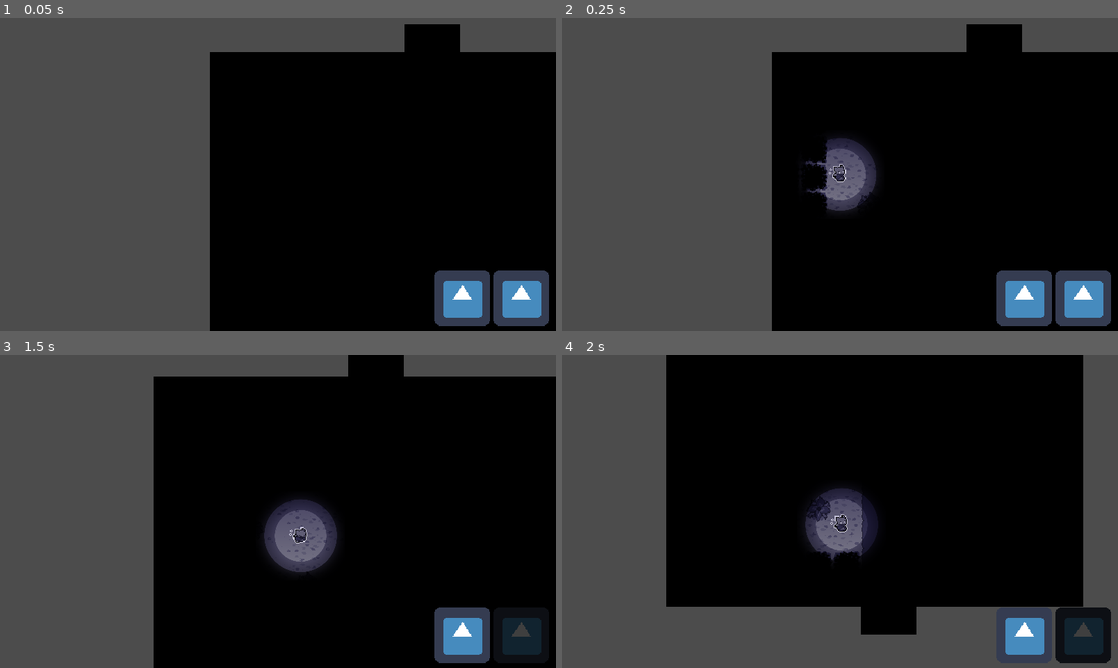
Above: before the commit, frames 1-4 (two rows, left to right).
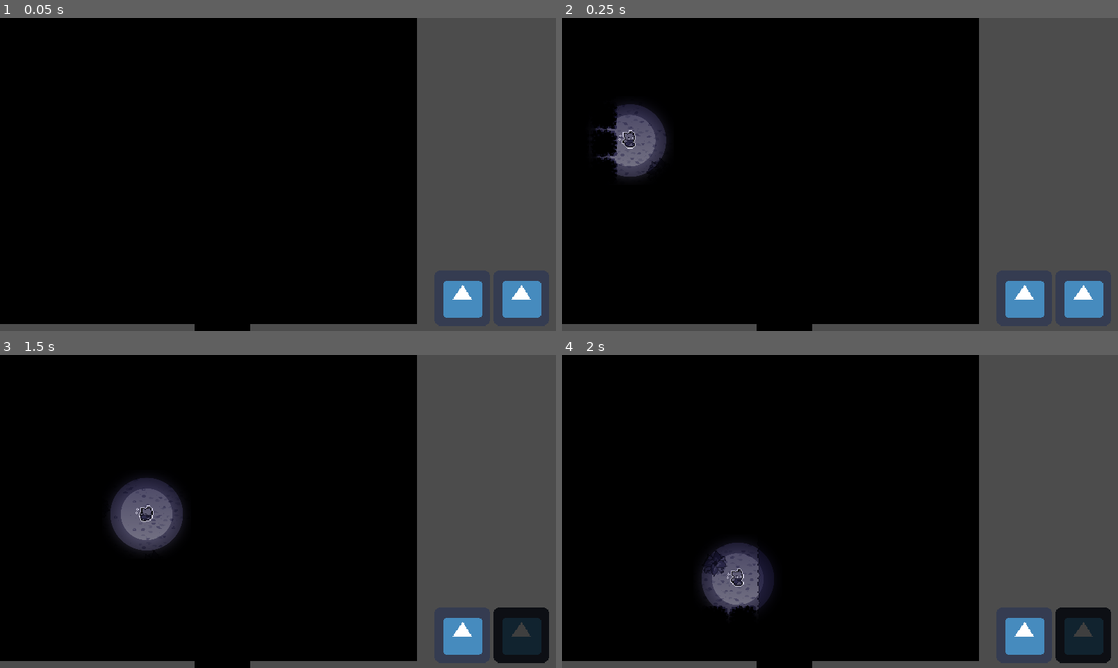
Above: after the commit, the same moments.

Repository: MNchino/LD2022
Game: Godot game, scene res://Playspace.tscn
The game is run twice, just before and just after one commit, with the same random seed, the same clock (stepped at 60 frames per second) and the same inputs. The engine's default icon, where the game draws it, is replaced by a stand-in: a white triangle on a blue panel in a dark square.
Inputs (mouse positions are in pixels of both pictures, inside the frame that each line leads up to):
- Up to frame 1 (0.05 s): no input
- Up to frame 2 (0.25 s): no input
- Up to frame 3 (1.5 s): tap Enter at 0.5 s; move the mouse to (400, 495) at 0.52 s; press the mouse at (400, 495) at 0.53 s; hold D (game_right) 0.53-1.28 s; move the mouse to (166, 527) at 1.27 s; release the mouse at (166, 527) at 1.28 s; hold S (game_down) from 1.28 s (still down); tap Shift (game_dash) at 1.35 s
- Up to frame 4 (2 s): keep holding S (game_down)

The runs differ from the first frame. In frame 1, 61% of the frame differs, in the area x 0-100%, y 0-100%; in frame 2, 63%; in frame 3, 53%; in frame 4, 47%.

Commit message:
attack up and down

Diff:
--- /dev/null
+++ b/The Entity/Player/DeadPlaceholder.gd
@@ -0,0 +1,11 @@
+extends Node2D
+
+
+# Declare member variables here. Examples:
+# var a = 2
+# var b = "text"
+
+
+# Called when the node enters the scene tree for the first time.
+func _ready():
+	$PlayerSprite.play("Dead")
--- /dev/null
+++ b/The Entity/Player/DeadPlaceholder.tscn
@@ -0,0 +1,11 @@
+[gd_scene load_steps=3 format=2]
+
+[ext_resource path="res://Sprite/Player/PlayerSprite.tscn" type="PackedScene" id=1]
+[ext_resource path="res://Player/DeadPlaceholder.gd" type="Script" id=2]
+
+[node name="DeadPlaceholder" type="Node2D"]
+script = ExtResource( 2 )
+
+[node name="PlayerSprite" parent="." instance=ExtResource( 1 )]
+position = Vector2( 0, 10 )
+animation = "Dead"
--- a/The Entity/Player/Player.gd
+++ b/The Entity/Player/Player.gd
@@ -3,6 +3,7 @@
 
 var shoot_template = preload('res://Player/Lighterang/LighterangThrower.tscn')
 var attack_template = preload("res://Player/Attack/Attack.tscn")
+var dead_template = preload("res://Player/DeadPlaceholder.tscn")
 
 var motion_velocity : Vector2  = Vector2(0,0)
 var motion_accel : float = .4
@@ -15,7 +16,10 @@
 var knock_back_dir : Vector2 = Vector2(0,0)
 var is_dashing : bool = false
 var is_dashing_cd : bool = false
+var is_shooting : bool = false
 var is_shooting_cd : bool = false
+var is_attacking_up : bool = false
+var is_attacking_down : bool = false
 var is_attacking_cd : bool = false
 var is_knocking_back : bool = false
 var invincible : bool = false
@@ -61,8 +65,14 @@
 	$AnimatedSprite.playing = motion_velocity.length() > 0
 
 func _process(delta):
-	if is_dashing:
+	if is_attacking_up:
+		$AnimatedSprite.animation = "AttackUp"
+	if is_attacking_down:
+		$AnimatedSprite.animation = "AttackDown"
+	elif is_dashing:
 		$AnimatedSprite.animation = "DashUp" if dir.y < 0 else "DashDown"
+	elif is_shooting:
+		$AnimatedSprite.animation = "Throw"
 	elif GInput.dir.y != 0 ||  GInput.dir.x != 0:
 		$AnimatedSprite.animation = "WalkUp" if dir.y < 0 else "WalkDown"
 	else:
@@ -72,7 +82,7 @@
 	$AnimatedSprite.flip_h = dir < 0
 
 func shoot():
-	if is_shooting_cd:
+	if is_shooting_cd || is_shooting:
 		return
 	var target_position = get_global_mouse_position()
 	var i = shoot_template.instance()
@@ -80,19 +90,22 @@
 	i.set_as_toplevel(true)
 	i.global_position = global_position
 	i.rotation = target_position.angle_to_point(global_position)
-	is_shooting_cd = true
-	$ShootCoolDown.start()
+	is_shooting = true
+	$ShootTime.start()
 
 func attack():
-	if is_attacking_cd:
+	if is_attacking_cd || is_attacking_up || is_attacking_down:
 		return
 	var i = attack_template.instance()
 	add_child(i)
 	i.set_as_toplevel(true)
 	i.global_position = global_position
-	$AttackCoolDown.start()
+	$AttackTime.start()
 	is_attacking_cd = true
-
+	if dir.y < 0:
+		is_attacking_up = true
+	else:
+		is_attacking_down = true
 
 func knock_back():
 	if is_knocking_back:
@@ -140,6 +153,12 @@
 func _on_AttackCoolDown_timeout():
 	is_attacking_cd = false
 
+func _on_AttackTime_timeout():
+	is_attacking_up = false
+	is_attacking_down = false
+	is_attacking_cd = true
+	$AttackCoolDown.start()
+
 func _on_KnockBackTime_timeout():
 	is_knocking_back = false
 
@@ -147,4 +166,11 @@
 	insta_kill()
 
 func _on_Player_tree_exiting():
-	pass
+	var i = dead_template.instance()
+	get_parent().add_child(i)
+	i.global_position = global_position
+
+func _on_ShootTime_timeout():
+	is_shooting = false
+	is_shooting_cd = true
+	$ShootCoolDown.start()
--- a/The Entity/Player/Player.tscn
+++ b/The Entity/Player/Player.tscn
@@ -36,7 +36,7 @@
 one_shot = true
 
 [node name="AttackCoolDown" type="Timer" parent="."]
-wait_time = 0.5
+wait_time = 0.3
 one_shot = true
 
 [node name="KnockBackTime" type="Timer" parent="."]
@@ -51,6 +51,14 @@
 modulate = Color( 0, 0.0862745, 1, 1 )
 shape = SubResource( 2 )
 
+[node name="ShootTime" type="Timer" parent="."]
+wait_time = 0.2
+one_shot = true
+
+[node name="AttackTime" type="Timer" parent="."]
+wait_time = 0.2
+one_shot = true
+
 [connection signal="tree_exiting" from="." to="." method="_on_Player_tree_exiting"]
 [connection signal="timeout" from="DashTime" to="." method="_on_DashTime_timeout"]
 [connection signal="timeout" from="DashCoolDown" to="." method="_on_DashCoolDown_timeout"]
@@ -58,3 +66,5 @@
 [connection signal="timeout" from="AttackCoolDown" to="." method="_on_AttackCoolDown_timeout"]
 [connection signal="timeout" from="KnockBackTime" to="." method="_on_KnockBackTime_timeout"]
 [connection signal="area_entered" from="Hurtbox" to="." method="_on_Hurtbox_area_entered"]
+[connection signal="timeout" from="ShootTime" to="." method="_on_ShootTime_timeout"]
+[connection signal="timeout" from="AttackTime" to="." method="_on_AttackTime_timeout"]
--- a/The Entity/Sprite/Player/PlayerFrames.tres
+++ b/The Entity/Sprite/Player/PlayerFrames.tres
@@ -90,12 +90,12 @@
 "speed": 5.0
 }, {
 "frames": [ SubResource( 2 ), SubResource( 3 ), SubResource( 4 ), SubResource( 5 ) ],
-"loop": true,
+"loop": false,
 "name": "AttackUp",
 "speed": 20.0
 }, {
 "frames": [ SubResource( 13 ), SubResource( 14 ), SubResource( 15 ), SubResource( 16 ) ],
-"loop": true,
+"loop": false,
 "name": "Throw",
 "speed": 20.0
 }, {
@@ -105,7 +105,7 @@
 "speed": 6.0
 }, {
 "frames": [ SubResource( 9 ), SubResource( 10 ), SubResource( 11 ), SubResource( 12 ) ],
-"loop": true,
+"loop": false,
 "name": "AttackDown",
 "speed": 20.0
 }, {
@@ -120,7 +120,7 @@
 "speed": 5.0
 }, {
 "frames": [ SubResource( 19 ), SubResource( 20 ) ],
-"loop": true,
+"loop": false,
 "name": "Dead",
 "speed": 2.0
 }, {
--- a/The Entity/System/PlayerCamera.tscn
+++ b/The Entity/System/PlayerCamera.tscn
@@ -3,6 +3,5 @@
 [ext_resource path="res://System/PlayerCamera.gd" type="Script" id=1]
 
 [node name="PlayerCamera" type="Camera2D"]
-current = true
 process_mode = 0
 script = ExtResource( 1 )
